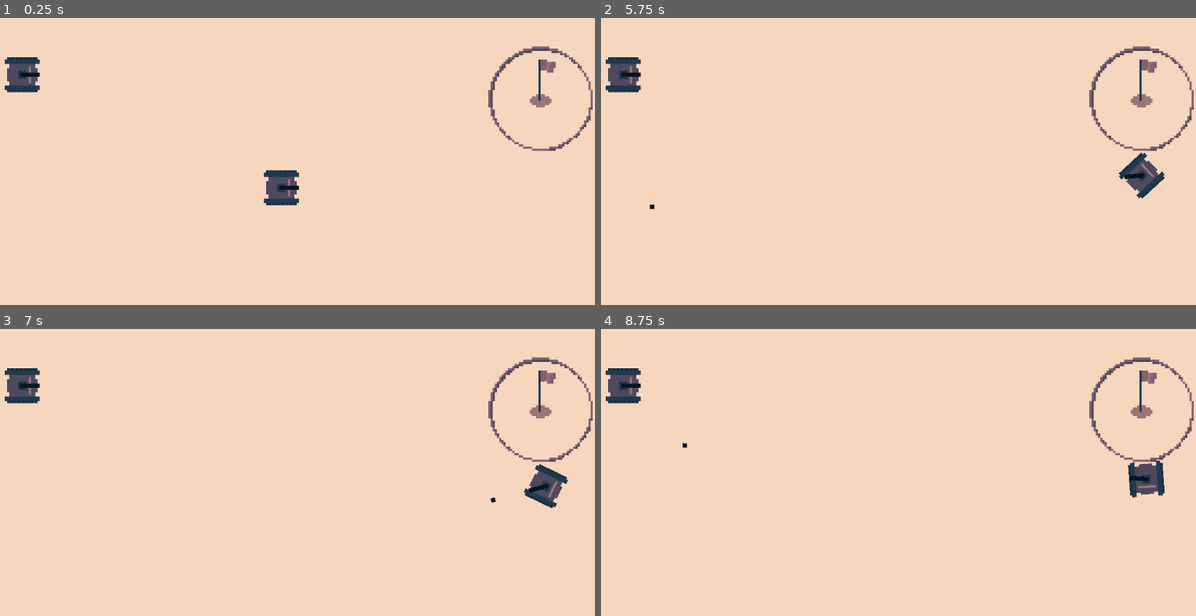
Above: before the commit, frames 1-4 (two rows, left to right).
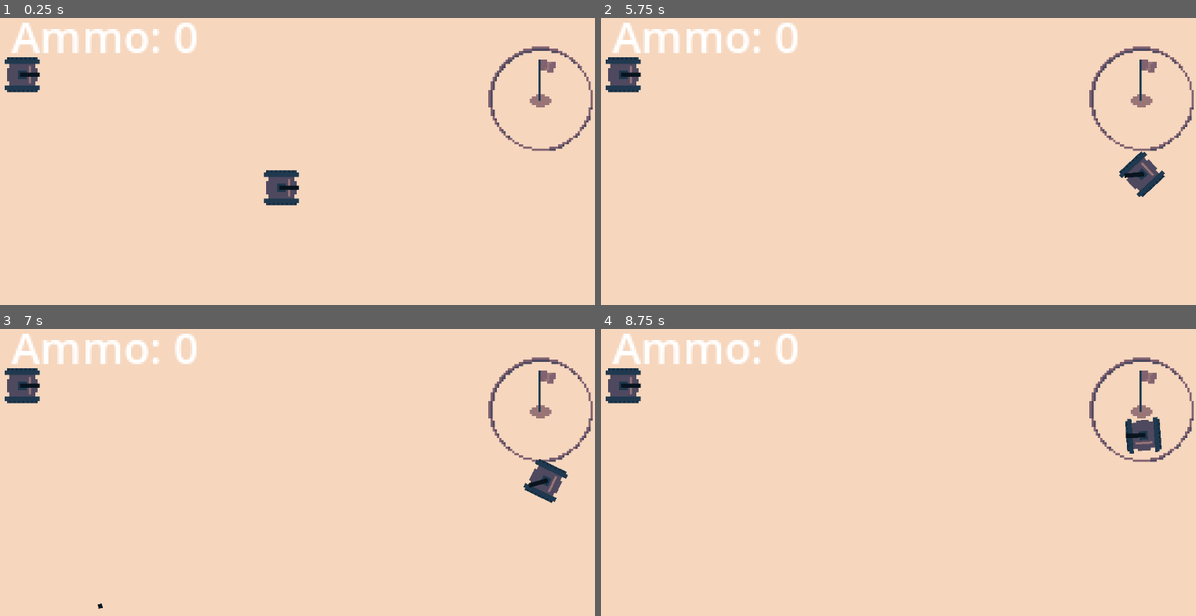
Above: after the commit, the same moments.

Repository: brageaasen/Fuel-Fury
Game: Godot game, scene res://MainScene.tscn
Same seed, same stepped clock (60 frames per second), same inputs: the game is played once before the commit and once after it.
Inputs (mouse positions are in pixels of both pictures, inside the frame that each line leads up to):
- Up to frame 1 (0.25 s): no input
- Up to frame 2 (5.75 s): tap Enter at 0.5 s; move the mouse to (850, 259) at 0.52 s; press the mouse at (850, 259) at 0.53 s; hold W (forward) 0.53-2.03 s; move the mouse to (1071, 241) at 1.27 s; release the mouse at (1071, 241) at 1.28 s; click (1071, 241) at 1.35 s; move the mouse to (696, 135) at 2.02 s; press the mouse at (696, 135) at 2.03 s; hold A (turn_left) 2.03-3.53 s; move the mouse to (916, 187) at 2.77 s; release the mouse at (916, 187) at 2.78 s; click (916, 187) at 2.85 s; tap Space at 3.5 s; move the mouse to (785, 98) at 3.52 s; press the mouse at (785, 98) at 3.53 s; hold S (back) 3.53-4.28 s; move the mouse to (1017, 170) at 4.27 s; release the mouse at (1017, 170) at 4.28 s; hold D (turn_right) 4.28-5.03 s; click (1017, 170) at 4.35 s; move the mouse to (755, 204) at 5.02 s; press the mouse at (755, 204) at 5.03 s; hold W (forward) from 5.03 s (still down)
- Up to frame 3 (7 s): move the mouse to (345, 420) at 5.77 s; release W (forward) at 5.78 s; release the mouse at (345, 420) at 5.78 s; hold D (turn_right) from 5.78 s (still down); click (345, 420) at 5.85 s; move the mouse to (249, 570) at 6.52 s; press the mouse at (249, 570) at 6.53 s
- Up to frame 4 (8.75 s): move the mouse to (1071, 552) at 7.27 s; release the mouse at (1071, 552) at 7.28 s; click (1071, 552) at 7.35 s; move the mouse to (696, 446) at 8.02 s; release D (turn_right) at 8.03 s; press the mouse at (696, 446) at 8.03 s; hold S (back) from 8.03 s (still down)

The runs differ from the first frame. In frame 1, 1.2% of the frame differs, in the area x 1-33%, y 1-13%; in frame 2, 1.4%; in frame 3, 1.9%; in frame 4, 2.5%, in the area x 1-95%, y 1-59%.

Commit message:
stuq

Diff:
--- /dev/null
+++ b/HUD.gd
@@ -0,0 +1,17 @@
+extends Control
+
+func update_ammo(ammo_count):
+	$AmmoStorage.text = "Ammo: " + str(ammo_count)
+
+# Called when the node enters the scene tree for the first time.
+func _ready():
+	pass # Replace with function body.
+
+
+# Called every frame. 'delta' is the elapsed time since the previous frame.
+func _process(delta):
+	pass
+
+
+func _on_player_ammo_updated():
+	pass # Replace with function body.
--- /dev/null
+++ b/HUD.tscn
@@ -0,0 +1,28 @@
+[gd_scene load_steps=2 format=3 uid="uid://bjj2uflh2plre"]
+
+[ext_resource type="Script" path="res://HUD.gd" id="1_i3q1x"]
+
+[node name="Control" type="Control"]
+layout_mode = 3
+anchors_preset = 15
+anchor_right = 1.0
+anchor_bottom = 1.0
+grow_horizontal = 2
+grow_vertical = 2
+script = ExtResource("1_i3q1x")
+
+[node name="AmmoStorage" type="Label" parent="."]
+layout_mode = 1
+anchors_preset = 3
+anchor_left = 1.0
+anchor_top = 1.0
+anchor_right = 1.0
+anchor_bottom = 1.0
+offset_left = -162.0
+offset_top = -140.0
+grow_horizontal = 0
+grow_vertical = 0
+theme_override_font_sizes/font_size = 20
+text = "Ammo: 0"
+horizontal_alignment = 1
+vertical_alignment = 1
--- a/MainScene.gd
+++ b/MainScene.gd
@@ -4,3 +4,8 @@
 	var b = bullet.instantiate()
 	add_child(b)
 	b.start(_position, _direction)
+
+
+
+func _on_base_ammo_updated():
+	$HUD.update_ammo($Player.ammo_storage)
--- a/MainScene.tscn
+++ b/MainScene.tscn
@@ -1,18 +1,22 @@
-[gd_scene load_steps=6 format=3 uid="uid://darkjs45idgh1"]
+[gd_scene load_steps=7 format=3 uid="uid://darkjs45idgh1"]
 
 [ext_resource type="Texture2D" uid="uid://cghivxwdge483" path="res://assets/Background.png" id="1_gp332"]
 [ext_resource type="Script" path="res://MainScene.gd" id="1_lo4ee"]
 [ext_resource type="PackedScene" uid="uid://c27lt7vwi1j4f" path="res://tanks/Player.tscn" id="2_075rn"]
 [ext_resource type="PackedScene" uid="uid://bq1ywixvc2csc" path="res://tanks/EnemyTank.tscn" id="4_vblvd"]
 [ext_resource type="PackedScene" uid="uid://dkt8ngtenq443" path="res://base/Base.tscn" id="5_dbrtg"]
+[ext_resource type="PackedScene" uid="uid://bjj2uflh2plre" path="res://HUD.tscn" id="6_knhln"]
 
 [node name="MainScene" type="Node2D"]
 script = ExtResource("1_lo4ee")
 
-[node name="Sprite2D" type="Sprite2D" parent="."]
+[node name="Ground" type="Sprite2D" parent="."]
 position = Vector2(0.499987, 2)
 scale = Vector2(2.93125, 1.6375)
 texture = ExtResource("1_gp332")
+
+[node name="Base" parent="." instance=ExtResource("5_dbrtg")]
+position = Vector2(119, -41)
 
 [node name="Player" parent="." instance=ExtResource("2_075rn")]
 
@@ -24,7 +28,10 @@
 turret_speed = 6.0
 detect_radius = 100
 
-[node name="Base" parent="." instance=ExtResource("5_dbrtg")]
-position = Vector2(119, -41)
+[node name="HUD" parent="." instance=ExtResource("6_knhln")]
 
+[connection signal="ammo_updated" from="Base" to="." method="_on_base_ammo_updated"]
+[connection signal="ammo_updated" from="Base" to="Player" method="_on_base_ammo_updated"]
+[connection signal="body_entered" from="Base" to="Player" method="_on_base_body_entered"]
+[connection signal="ammo_updated" from="Player" to="HUD" method="_on_player_ammo_updated"]
 [connection signal="shootSignal" from="Player" to="." method="_on_Tank_shootSignal"]
--- a/base/Base.gd
+++ b/base/Base.gd
@@ -1,4 +1,6 @@
-extends StaticBody2D
+extends Area2D
+
+signal ammo_updated
 
 
 # Called when the node enters the scene tree for the first time.
@@ -9,3 +11,23 @@
 # Called every frame. 'delta' is the elapsed time since the previous frame.
 func _process(delta):
 	pass
+
+
+func _on_body_entered(body: CharacterBody2D):
+	hide()
+	print("entered body")
+
+
+func _on_ammo_fill_timer_timeout():
+	ammo_updated.emit()
+
+
+func _on_area_entered(area):
+	print("Area entered")
+	$AmmoFillTimer.start()
+	emit_signal("ammo_updated")
+
+
+func _on_area_exited(area):
+	print("Area exited")
+	$AmmoFillTimer.stop()
--- a/base/Base.tscn
+++ b/base/Base.tscn
@@ -7,14 +7,22 @@
 [sub_resource type="CircleShape2D" id="CircleShape2D_pkfoc"]
 radius = 24.0208
 
-[node name="Base" type="StaticBody2D"]
+[node name="Base" type="Area2D"]
 script = ExtResource("1_7b4hr")
 
 [node name="CollisionShape2D" type="CollisionShape2D" parent="."]
 shape = SubResource("CircleShape2D_pkfoc")
+metadata/_edit_group_ = true
 
 [node name="Circle" type="Sprite2D" parent="."]
 texture = ExtResource("1_873qq")
 
 [node name="Flag" type="Sprite2D" parent="."]
 texture = ExtResource("2_h8dwc")
+
+[node name="AmmoFillTimer" type="Timer" parent="."]
+
+[connection signal="area_entered" from="." to="." method="_on_area_entered"]
+[connection signal="area_exited" from="." to="." method="_on_area_exited"]
+[connection signal="body_entered" from="." to="." method="_on_body_entered"]
+[connection signal="timeout" from="AmmoFillTimer" to="." method="_on_ammo_fill_timer_timeout"]
--- a/tanks/Player.gd
+++ b/tanks/Player.gd
@@ -1,4 +1,8 @@
 extends "res://tanks/Tank.gd"
+
+var ammo_storage: int = 0
+
+signal ammo_updated
 
 func control(delta):
 	$Weapon.look_at(get_global_mouse_position())
@@ -14,5 +18,15 @@
 	if Input.is_action_pressed("back"):
 		velocity = Vector2(-speed/2, 0).rotated(rotation)
 	if Input.is_action_pressed("click"):
-		shoot()
-		print(gun_cooldown)
+		if ammo_storage > 0:
+			shoot()
+			ammo_storage -= 1
+			ammo_updated.emit()
+
+func _on_base_ammo_updated():
+	ammo_storage += 1
+	ammo_updated.emit()
+
+
+func _on_base_body_entered(body):
+	print("PLAYER body entered")
--- a/tanks/Player.tscn
+++ b/tanks/Player.tscn
@@ -1,8 +1,11 @@
-[gd_scene load_steps=4 format=3 uid="uid://c27lt7vwi1j4f"]
+[gd_scene load_steps=5 format=3 uid="uid://c27lt7vwi1j4f"]
 
 [ext_resource type="Script" path="res://tanks/Player.gd" id="1_gawyv"]
 [ext_resource type="PackedScene" uid="uid://dy2ak8axbab1p" path="res://tanks/Tank.tscn" id="1_mvslc"]
 [ext_resource type="PackedScene" uid="uid://c6l7quk1tdtpf" path="res://bullets/PlayerBullet.tscn" id="3_xom67"]
+
+[sub_resource type="RectangleShape2D" id="RectangleShape2D_2736q"]
+size = Vector2(16, 16)
 
 [node name="Player" instance=ExtResource("1_mvslc")]
 collision_layer = 2
@@ -14,4 +17,10 @@
 gun_cooldown = 0.4
 health = 100
 
+[node name="Area2D" type="Area2D" parent="." index="4"]
+
+[node name="CollisionShape2D" type="CollisionShape2D" parent="Area2D" index="0"]
+texture_filter = 1
+shape = SubResource("RectangleShape2D_2736q")
+
 [connection signal="timeout" from="GunTimer" to="." method="_on_GunTimer_timeout"]
--- a/tanks/Tank.tscn
+++ b/tanks/Tank.tscn
@@ -8,14 +8,14 @@
 
 [node name="Tank" type="CharacterBody2D"]
 
+[node name="CollisionShape2D" type="CollisionShape2D" parent="."]
+texture_filter = 1
+shape = SubResource("RectangleShape2D_2736q")
+
 [node name="Body" type="Sprite2D" parent="."]
 texture_filter = 1
 scale = Vector2(1, 0.991)
 texture = ExtResource("1_fygv5")
-
-[node name="CollisionShape2D" type="CollisionShape2D" parent="."]
-texture_filter = 1
-shape = SubResource("RectangleShape2D_2736q")
 
 [node name="Weapon" type="Sprite2D" parent="."]
 texture_filter = 1
